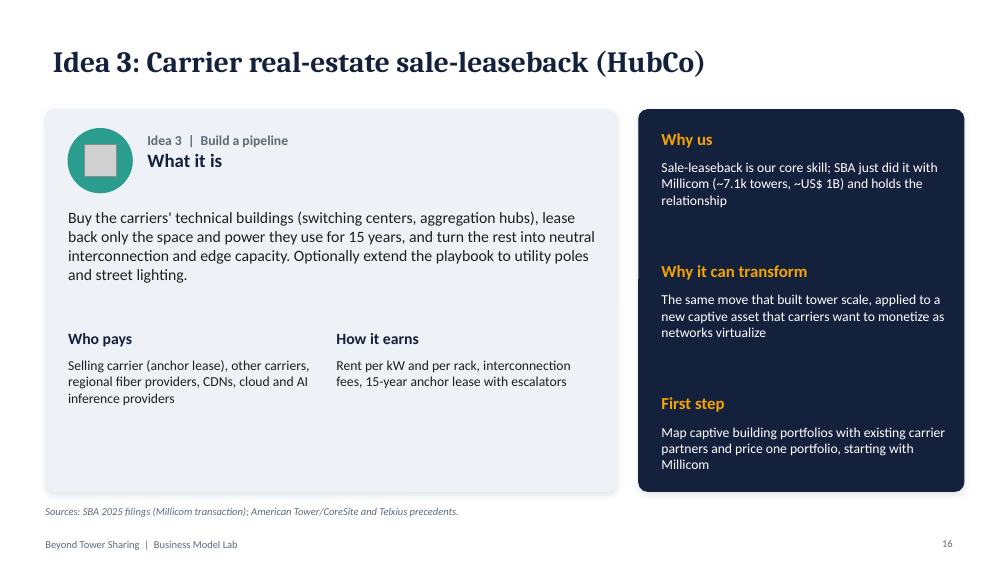
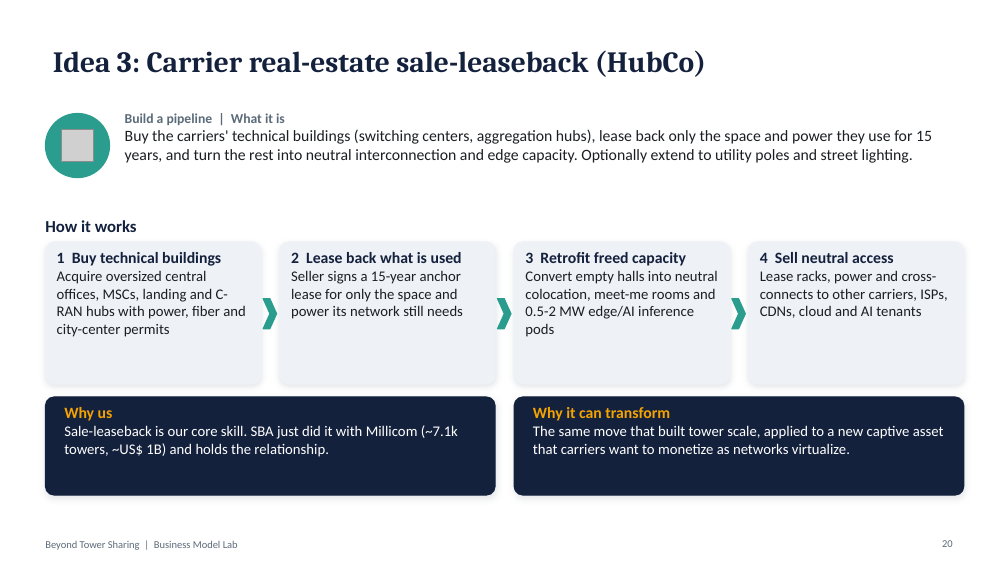
Before and after one commit to caiomperet/Claude-Skills, a slide deck: slide 20 of business-model-lab/saidas/Beyond-Tower-Sharing.pptx (slide 16 before the commit). Drawn at 1008x567 pixels with LibreOffice and Linux fonts; fonts in the diff are those of the drawing; grey boxes stand for pictures. Boxes give left, top, right and bottom in pixels: in the first picture for what was removed or moved away, otherwise in the second. Text is boxed around its words. In the diff, an @@ line names an element or a change of style, - is before the commit and + after.

```diff
--- a/business-model-lab/saidas/Beyond-Tower-Sharing.pptx
+++ b/business-model-lab/saidas/Beyond-Tower-Sharing.pptx
@@ ellipse: place and size @@
-ellipse at [68,129,132,193]
+ellipse at [45,113,110,178]
@@ text at [125,113,932,163]: text changed @@
-Buy the carriers' technical buildings (switching centers, aggregation hubs), lease back only the space and power they use for 15 years, and turn the rest into neutral interconnection and edge capacity. Optionally extend the playbook to utility poles and street lighting.
+Build a pipeline | What it is
+Buy the carriers' technical buildings (switching centers, aggregation hubs), lease back only the space and power they use for 15 years, and turn the rest into neutral interconnection and edge capacity. Optionally extend to utility poles and street lighting.
@@ rounded rectangle removed at [639,110,964,492] @@
@@ picture: place and size @@
-picture at [84,144,116,176]
+picture at [61,129,93,161]
@@ text removed at [661,133,713,148] @@
-Why us
@@ text at [45,220,137,232]: text changed; size 13 to 16 pt; text colour #5C6B7A to #14213D @@
-Idea 3 | Build a pipeline
-What it is
+How it works
@@ rounded rectangle added at [45,242,261,384], fill #EEF1F5, outline #EEF1F5 1 pt @@
@@ text at [57,252,246,337]: text changed; size 15 to 14 pt; text colour #14213D to #1B1F24; bold off @@
-Who pays
+1 Buy technical buildings
+Acquire oversized central offices, MSCs, landing and C-RAN hubs with power, fiber and city-center permits
@@ rounded rectangle: place and size @@
-rounded rectangle at [45,110,616,492]
+rounded rectangle at [280,242,495,384]
@@ rounded rectangle at [280,242,495,384]: proportions changed @@
@@ text at [291,252,463,319]: text changed; size 13 to 14 pt @@
-Rent per kW and per rack, interconnection fees, 15-year anchor lease with escalators
+2 Lease back what is used
+Seller signs a 15-year anchor lease for only the space and power its network still needs
@@ rounded rectangle added at [514,242,730,384], fill #EEF1F5, outline #EEF1F5 1 pt @@
@@ text added at [525,252,718,337], 14 pt, text #1B1F24 @@
+3 Retrofit freed capacity
+Convert empty halls into neutral colocation, meet-me rooms and 0.5-2 MW edge/AI inference pods
@@ text removed at [661,265,808,280] @@
-Why it can transform
@@ rounded rectangle added at [749,242,964,384], fill #EEF1F5, outline #EEF1F5 1 pt @@
@@ text added at [760,252,947,318], 14 pt, text #1B1F24 @@
+4 Sell neutral access
+Lease racks, power and cross-connects to other carriers, ISPs, CDNs, cloud and AI tenants
@@ chevron added at [263,299,277,329], fill #2A9D8F, outline #2A9D8F 1 pt @@
@@ chevron added at [498,299,511,329], fill #2A9D8F, outline #2A9D8F 1 pt @@
@@ chevron added at [732,299,746,329], fill #2A9D8F, outline #2A9D8F 1 pt @@
@@ text removed at [336,333,419,344] @@
-How it earns
@@ text removed at [68,360,310,405] @@
-Selling carrier (anchor lease), other carriers, regional fiber providers, CDNs, cloud and AI inference providers
@@ rounded rectangle added at [45,397,495,495], fill #14213D, outline #14213D 1 pt @@
@@ text at [64,407,458,457]: text changed; size 13 to 14 pt @@
-Sale-leaseback is our core skill; SBA just did it with Millicom (~7.1k towers, ~US$ 1B) and holds the relationship
+Why us
+Sale-leaseback is our core skill. SBA just did it with Millicom (~7.1k towers, ~US$ 1B) and holds the relationship.
@@ rounded rectangle added at [514,397,964,495], fill #14213D, outline #14213D 1 pt @@
@@ text at [533,407,944,454]: text changed; size 13 to 14 pt @@
-The same move that built tower scale, applied to a new captive asset that carriers want to monetize as networks virtualize
+Why it can transform
+The same move that built tower scale, applied to a new captive asset that carriers want to monetize as networks virtualize.
@@ text removed at [661,397,725,412] @@
-First step
@@ text removed at [661,427,945,469] @@
-Map captive building portfolios with existing carrier partners and price one portfolio, starting with Millicom
@@ text removed at [45,507,459,517] @@
-Sources: SBA 2025 filings (Millicom transaction); American Tower/CoreSite and Telxius precedents.
@@ page number at [942,540,953,547]: text changed @@
-16
+20
```
Also in this commit, not shown: 4 other slides changed, 22 slides added, 1 slide removed, 8 other files.
